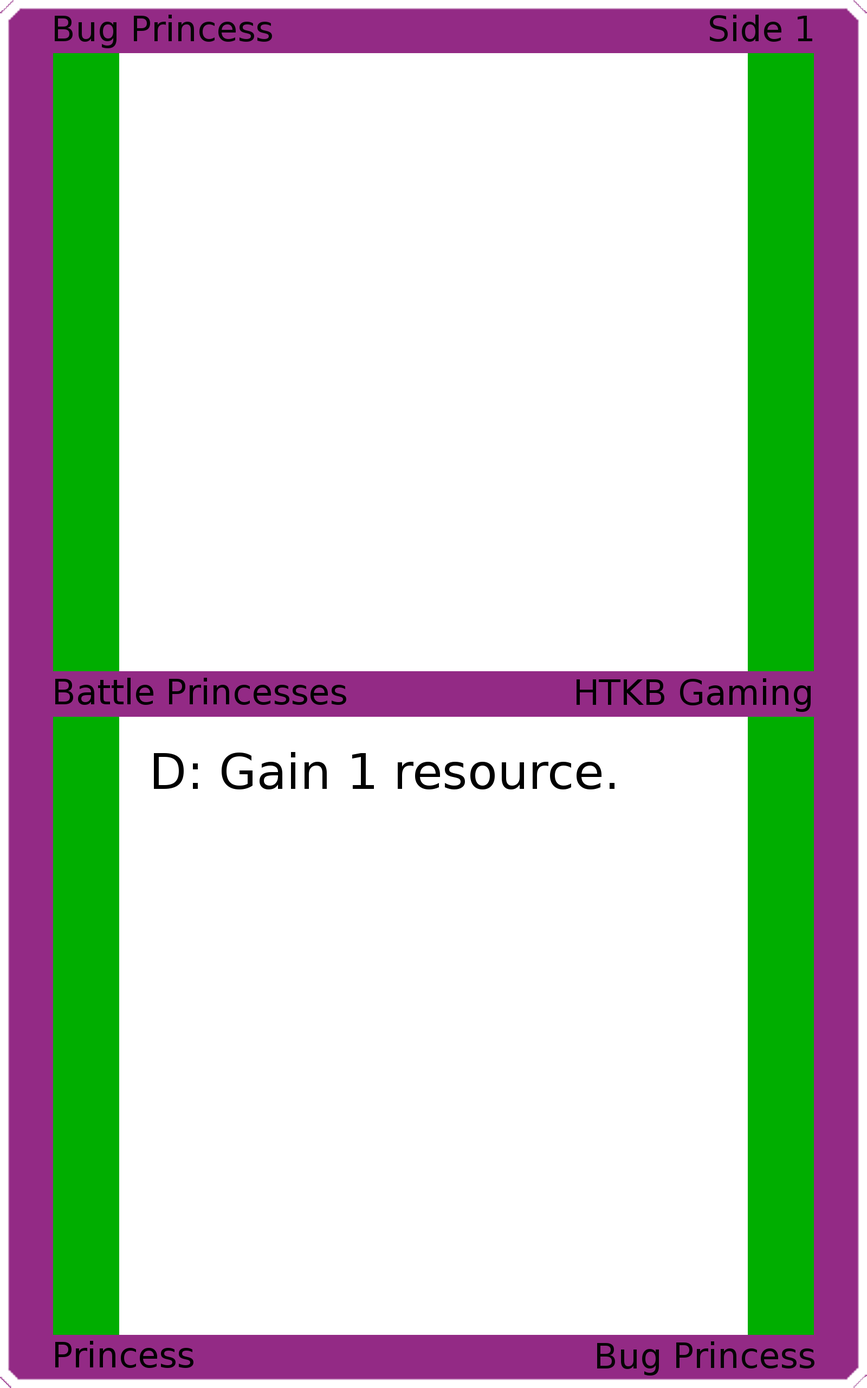
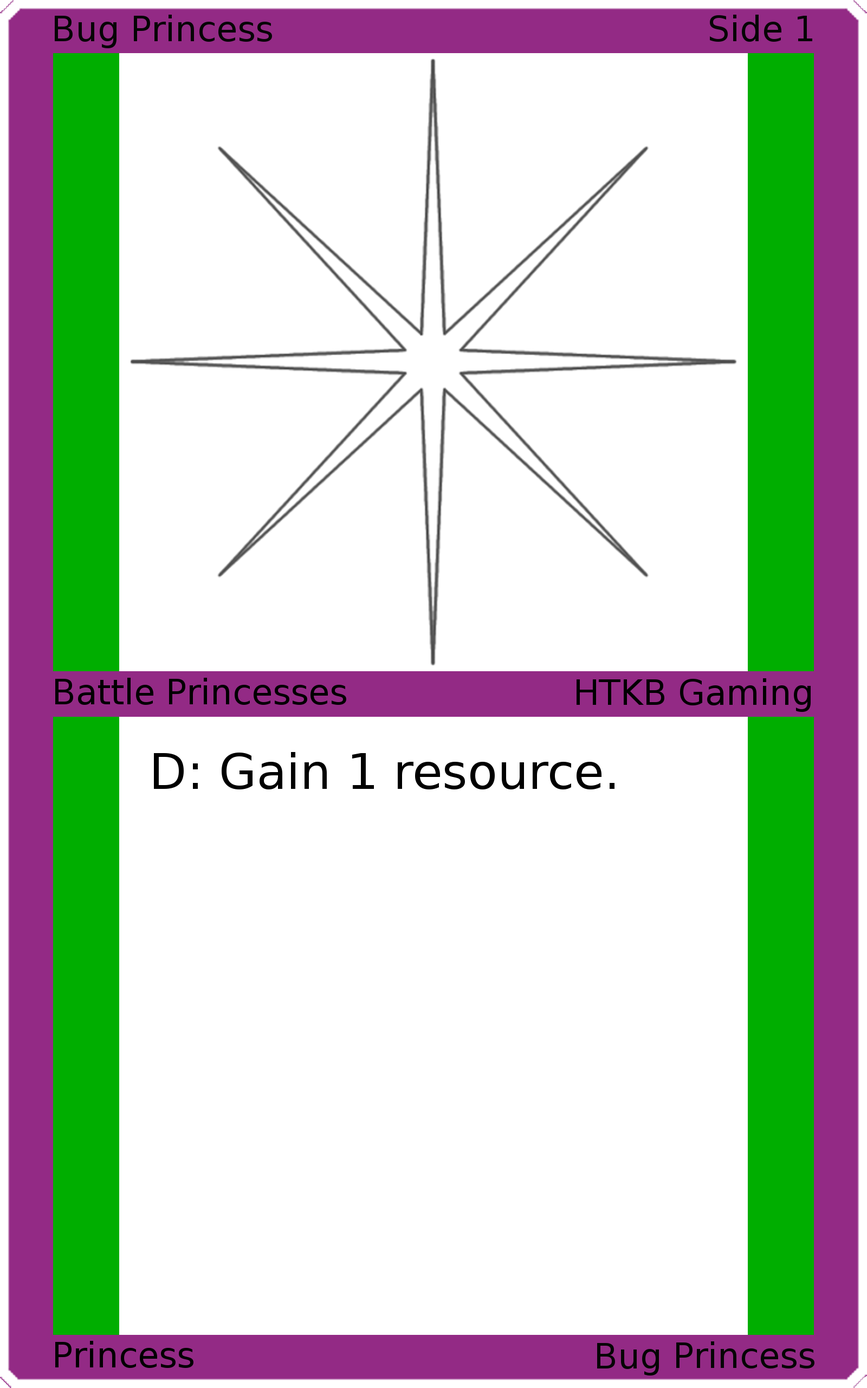
Layer changes from the first 867 × 1388 image to the second:
added layer "Art" above "Top Background" over [129, 57, 738, 666]
